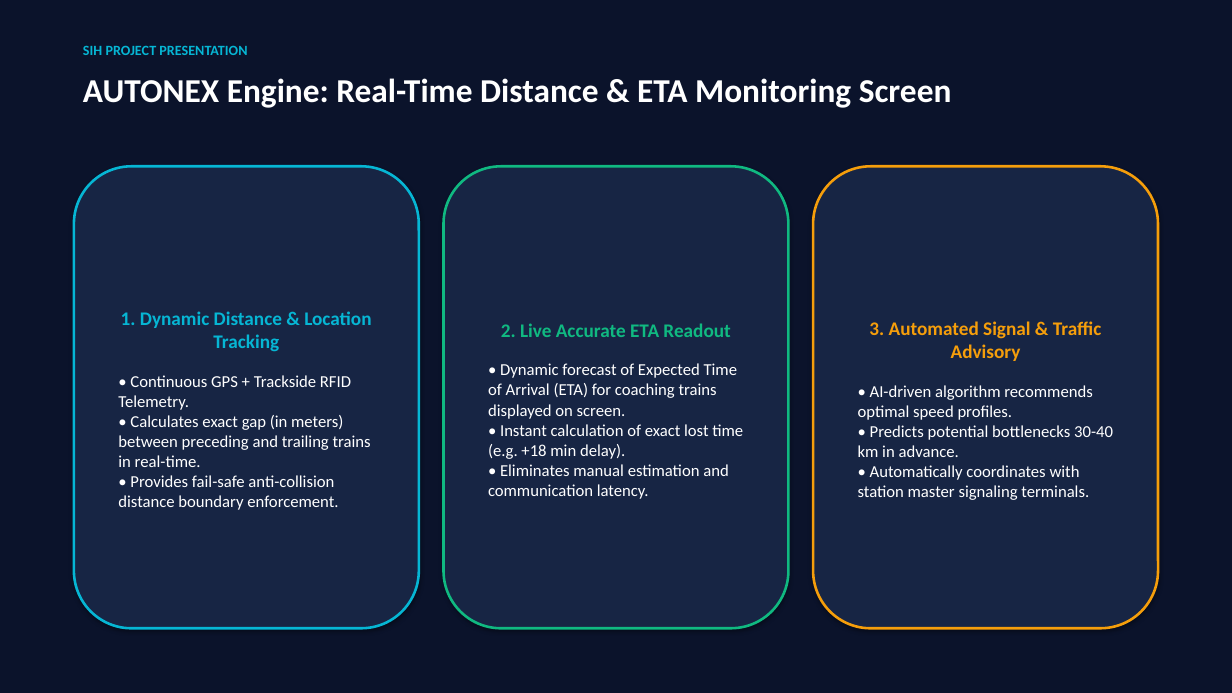
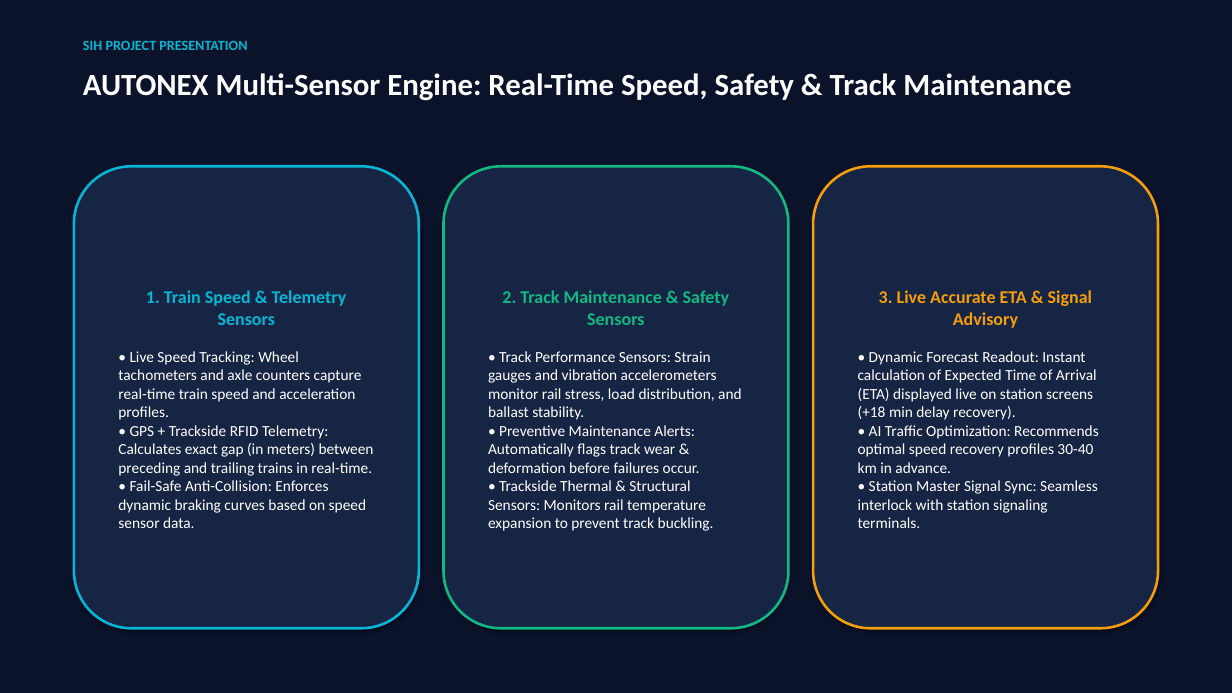
Before and after one commit to padam421/AutoNex, a slide deck: slide 2 of presentation/AUTONEX_SIH.pptx. Drawn at 1232x693 pixels with LibreOffice and Linux fonts; fonts in the diff are those of the drawing. Boxes give left, top, right and bottom in pixels: in the first picture for what was removed or moved away, otherwise in the second. Text is boxed around its words. In the diff, an @@ line names an element or a change of style, - is before the commit and + after.

```diff
--- a/presentation/AUTONEX_SIH.pptx
+++ b/presentation/AUTONEX_SIH.pptx
@@ text "SIH PROJECT PRESENTATION": place and size @@
-text "SIH PROJECT PRESENTATION" at bbox=[83, 46, 247, 55]
+text "SIH PROJECT PRESENTATION" at bbox=[83, 41, 247, 50]
@@ text at bbox=[83, 73, 1071, 101]: text changed; size 26 to 24 pt @@
-AUTONEX Engine: Real-Time Distance & ETA Monitoring Screen
+AUTONEX Multi-Sensor Engine: Real-Time Speed, Safety & Track Maintenance
@@ text in rounded rectangle at bbox=[118, 290, 374, 528]: text changed; size 13 to 12 pt @@
-1. Dynamic Distance & Location Tracking
-• Continuous GPS + Trackside RFID Telemetry.
-• Calculates exact gap (in meters) between preceding and trailing trains in real-time.
-• Provides fail-safe anti-collision distance boundary enforcement.
+1. Train Speed & Telemetry Sensors
+• Live Speed Tracking: Wheel tachometers and axle counters capture real-time train speed and acceleration profiles.
+• GPS + Trackside RFID Telemetry: Calculates exact gap (in meters) between preceding and trailing trains in real-time.
+• Fail-Safe Anti-Collision: Enforces dynamic braking curves based on speed sensor data.
@@ text in rounded rectangle at bbox=[488, 290, 742, 531]: text changed; size 13 to 12 pt @@
-2. Live Accurate ETA Readout
-• Dynamic forecast of Expected Time of Arrival (ETA) for coaching trains displayed on screen.
-• Instant calculation of exact lost time (e.g. +18 min delay).
-• Eliminates manual estimation and communication latency.
+2. Track Maintenance & Safety Sensors
+• Track Performance Sensors: Strain gauges and vibration accelerometers monitor rail stress, load distribution, and ballast stability.
+• Preventive Maintenance Alerts: Automatically flags track wear & deformation before failures occur.
+• Trackside Thermal & Structural Sensors: Monitors rail temperature expansion to prevent track buckling.
@@ text in rounded rectangle at bbox=[858, 290, 1099, 528]: text changed; size 13 to 12 pt @@
-3. Automated Signal & Traffic Advisory
-• AI-driven algorithm recommends optimal speed profiles.
-• Predicts potential bottlenecks 30-40 km in advance.
-• Automatically coordinates with station master signaling terminals.
+3. Live Accurate ETA & Signal Advisory
+• Dynamic Forecast Readout: Instant calculation of Expected Time of Arrival (ETA) displayed live on station screens (+18 min delay recovery).
+• AI Traffic Optimization: Recommends optimal speed recovery profiles 30-40 km in advance.
+• Station Master Signal Sync: Seamless interlock with station signaling terminals.
```
Also in this commit, not shown: 3 other slides changed, 1 slide added, 1 slide removed, 10 other files.
